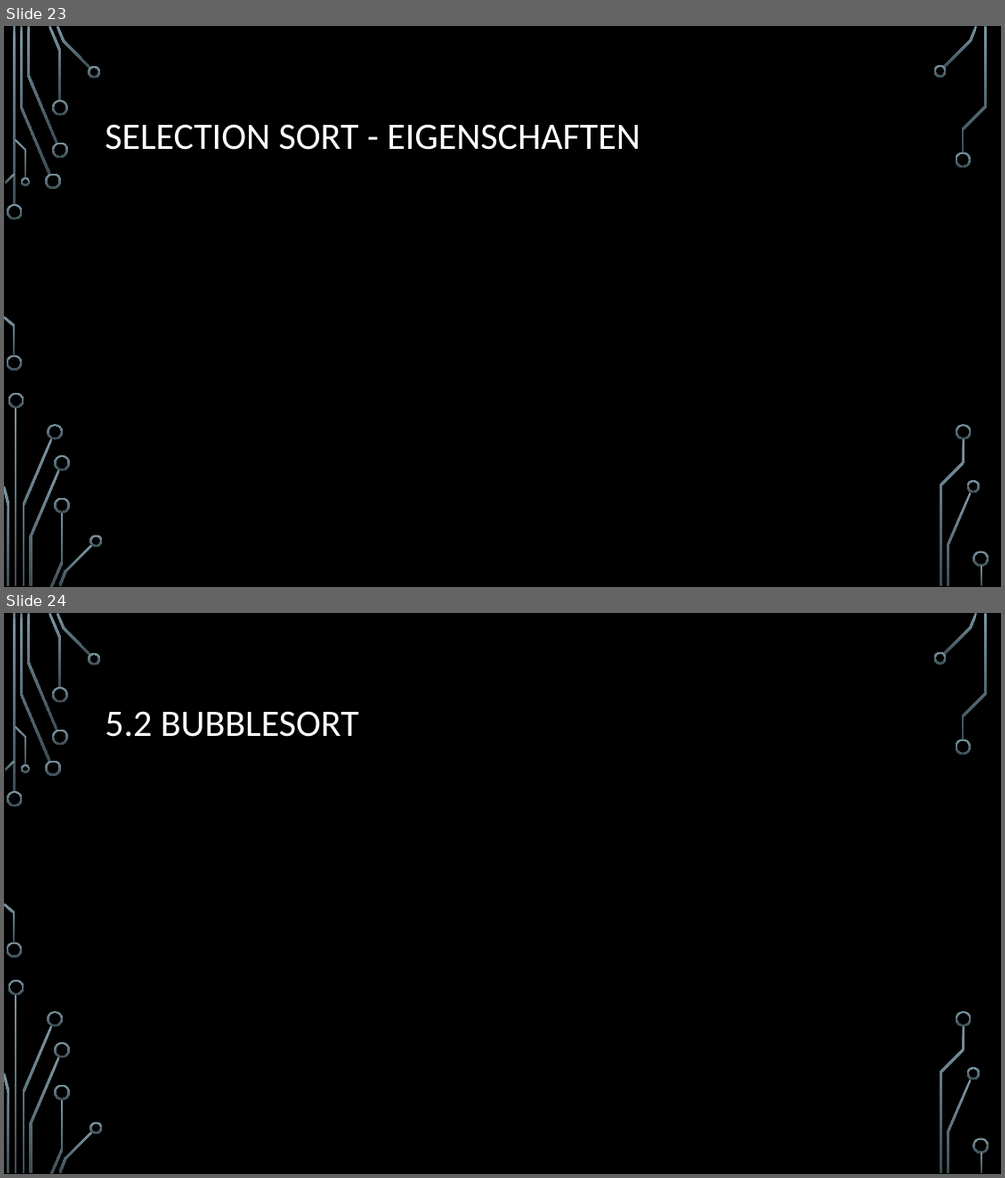
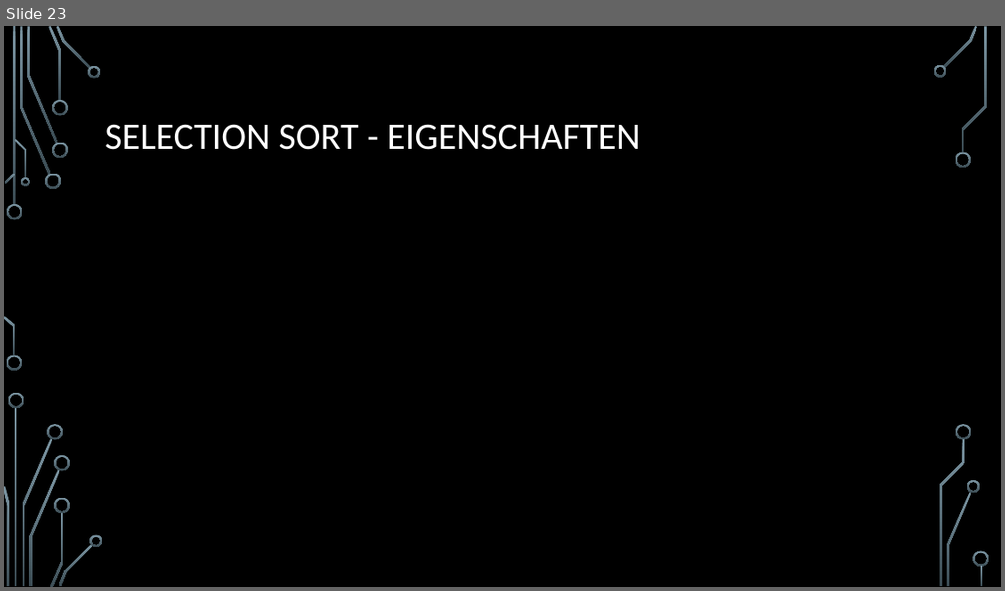
Before and after one commit to d-petrov/SortingAlgorithms, a slide deck: docs/sorting algorithms - presentation/Sortierverfahren.pptx. Shown one above the other, each under a label of ours: slides 23 and 24 before the commit, slide 23 after it. The pictures are 1005x1178 and 1005x591 pixels, drawn with LibreOffice and Linux fonts; fonts in the diff are those of the drawing; grey boxes stand for pictures; background and template pictures are left out. Boxes give left, top, right and bottom in pixels: in the first picture for what was removed or moved away, otherwise in the second. Text is boxed around its words. In the diff, an @@ line names an element or a change of style, - is before the commit and + after.

Commit message:
Added Bubblesort, Shellsort to docs and source, extended ignore

```diff
--- a/docs/sorting algorithms - presentation/Sortierverfahren.pptx
+++ b/docs/sorting algorithms - presentation/Sortierverfahren.pptx
@@ slide 24 removed at bbox=[4, 613, 1001, 1174], background picture (left out); not listed: 36 template elements that a slide beside it also shows @@
@@ title removed at bbox=[105, 711, 359, 737] @@
-5.2 BUBBLESORT
```
Also in this commit, not shown: 1 slide changed, 6 slides added, 16 other files.
